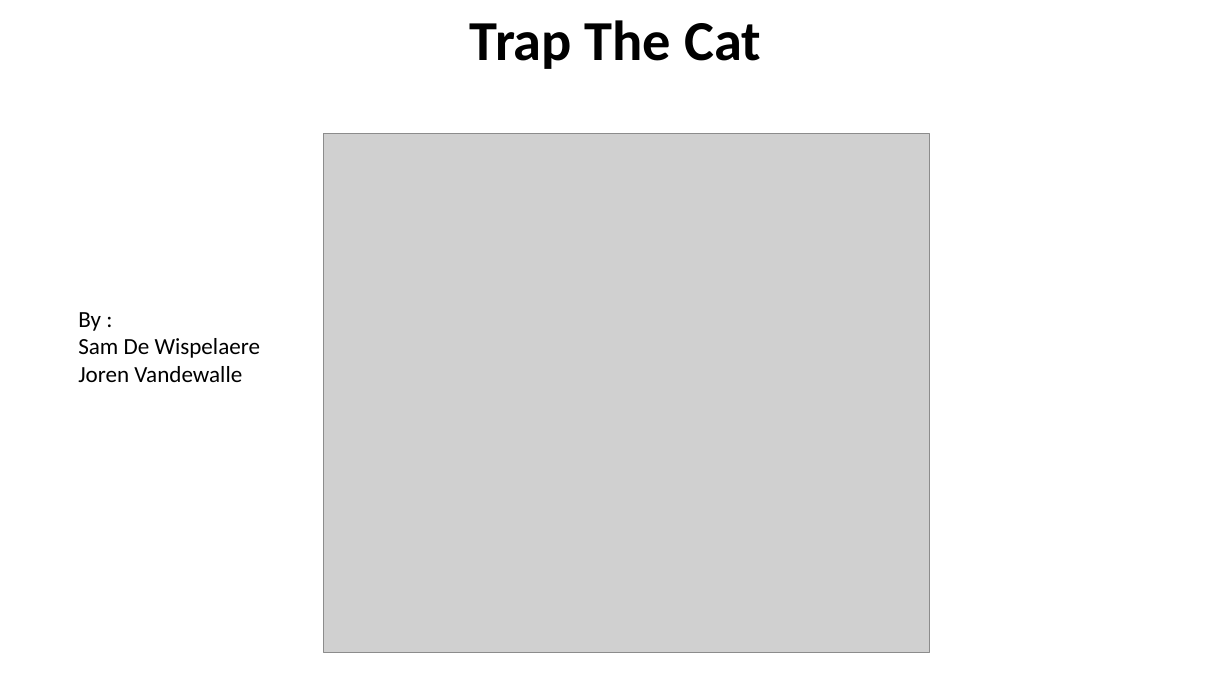
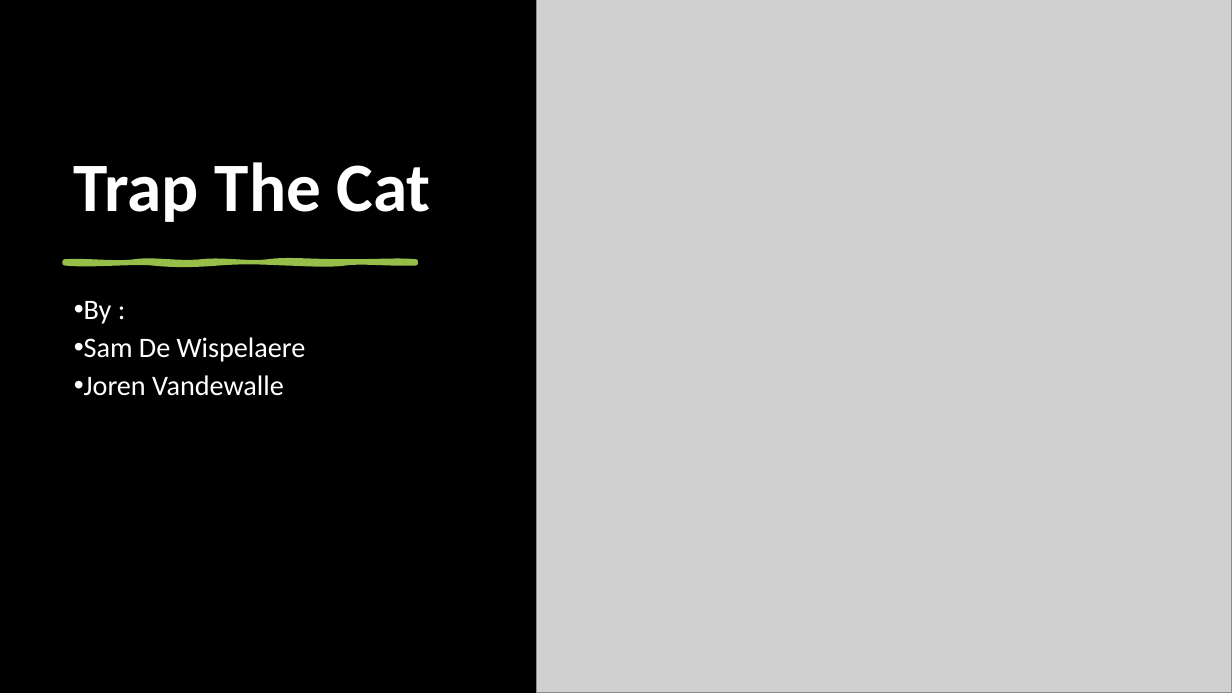
Before and after one commit to JorenVandewalle/Trap-the-cat-AI, a slide deck: slide 1 of Trap_The_Cat_MachineLearning.pptx. Drawn at 1232x693 pixels with LibreOffice and Linux fonts; fonts in the diff are those of the drawing; grey boxes stand for pictures. Boxes give left, top, right and bottom in pixels: in the first picture for what was removed or moved away, otherwise in the second. Text is boxed around its words. In the diff, an @@ line names an element or a change of style, - is before the commit and + after.

```diff
--- a/Trap_The_Cat_MachineLearning.pptx
+++ b/Trap_The_Cat_MachineLearning.pptx
@@ background #FFFFFF to #000000 @@
@@ picture: place and size @@
-picture at [323, 133, 929, 653]
+picture at [537, 0, 1232, 693]
@@ text "Trap The Cat": place and size @@
-text "Trap The Cat" at [470, 20, 761, 69]
+text "Trap The Cat" at [74, 162, 431, 222]
@@ text "Trap The Cat" at [74, 162, 431, 222]: size 44 to 54 pt, text colour #000000 to #FFFFFF; alignment centre to left; line spacing 1 to 0.9; more space between paragraphs; vertical alignment top to bottom @@
@@ freeform shape added at [65, 262, 416, 263], fill #97BE49, outline #97BE49 3.5 pt @@
@@ text "By :": place and size @@
-text "By :" at [78, 312, 261, 382]
+text "By :" at [84, 301, 306, 396]
@@ text "By :" at [84, 301, 306, 396]: size 18 to 22 pt, text colour #000000 to #FFFFFF; bullet none to •; line spacing 1 to 0.9; more space between paragraphs @@
```
Also in this commit, not shown: 3 other slides changed, 2 slides added, 1 other file.
